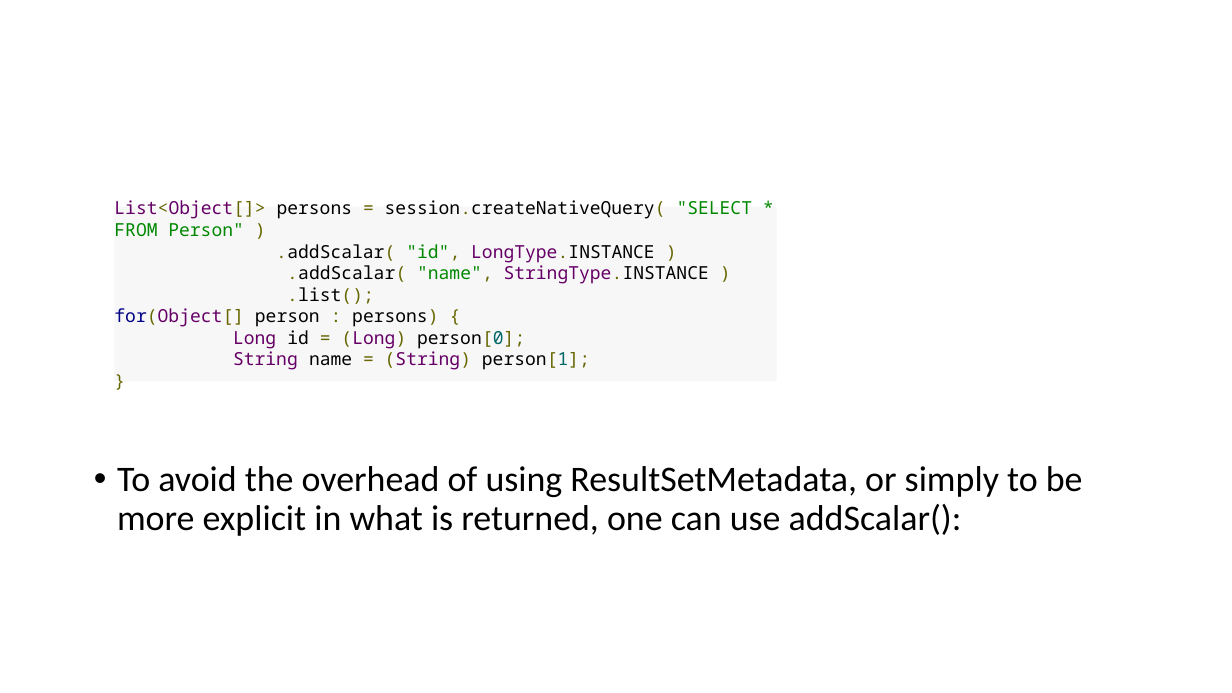
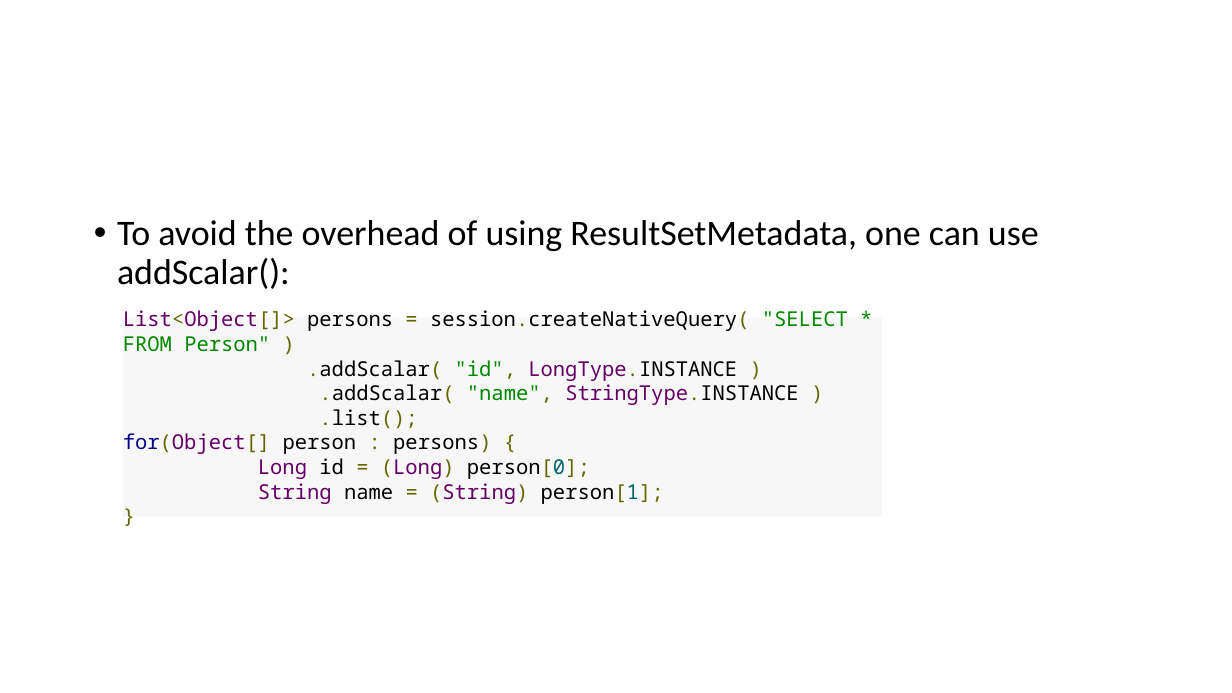
Before and after one commit to lawren43/mytest-repo, a slide deck: slide 20 of test-springmvc/doc/2.JPA Programming.pptx (slide 34 before the commit). Drawn at 1232x693 pixels with LibreOffice and Linux fonts; fonts in the diff are those of the drawing. Boxes give left, top, right and bottom in pixels: in the first picture for what was removed or moved away, otherwise in the second. Text is boxed around its words. In the diff, an @@ line names an element or a change of style, - is before the commit and + after.

```diff
--- a/test-springmvc/doc/2.JPA Programming.pptx
+++ b/test-springmvc/doc/2.JPA Programming.pptx
@@ text at box(117, 220, 1039, 289): text changed @@
-• To avoid the overhead of using ResultSetMetadata, or simply to be more explicit in what is returned, one can use addScalar():
+• To avoid the overhead of using ResultSetMetadata, one can use addScalar():
@@ rectangle "List<Object[]> persons = session.createNativeQuery( "SELECT ...": place and size @@
-rectangle "List<Object[]> persons = session.createNativeQuery( "SELECT ..." at box(115, 207, 777, 381)
+rectangle "List<Object[]> persons = session.createNativeQuery( "SELECT ..." at box(123, 318, 882, 517)
@@ rectangle "List<Object[]> persons = session.createNativeQuery( "SELECT ..." at box(123, 318, 882, 517): size 14 to 16 pt @@
```
Also in this commit, not shown: 4 other slides changed, 4 slides added, 57 slides removed, 9 other files.
